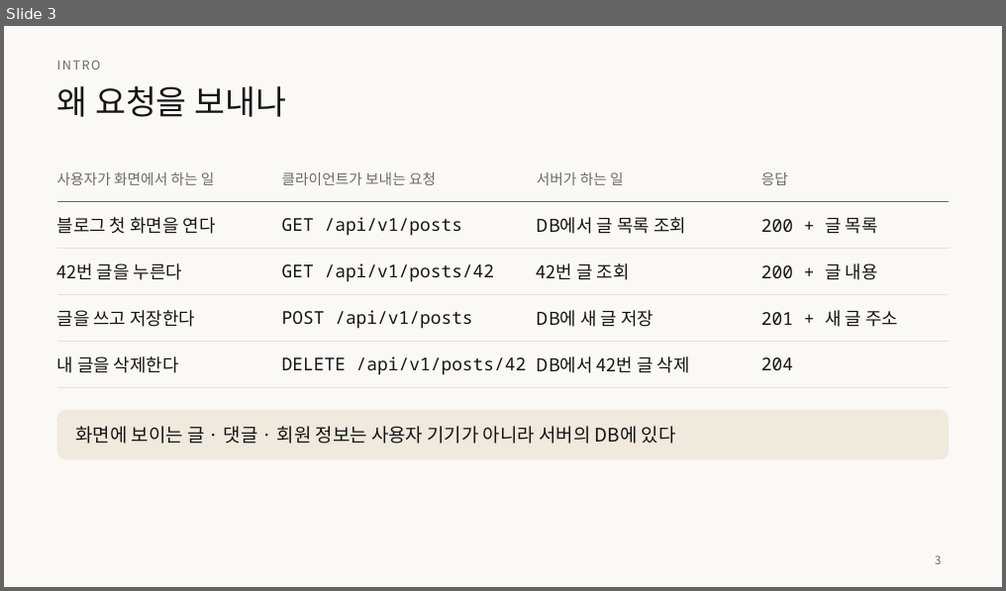
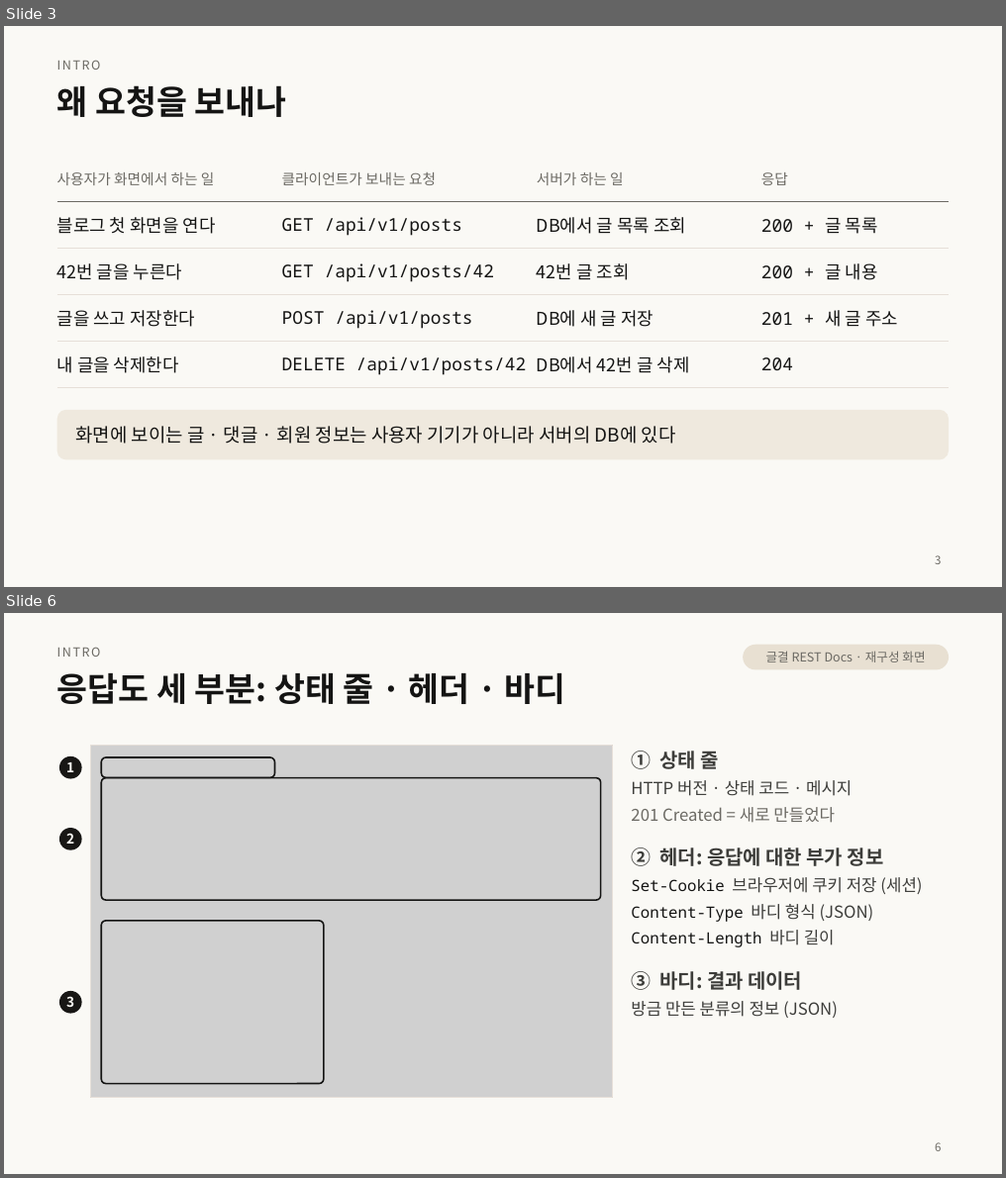
Before and after one commit to home-blog/docs-RESTful, a slide deck: 발표/RESTful-API-설계.pptx. Shown one above the other, each under a label of ours: slide 3 before the commit, slides 3 and 6 after it; the slides between them are not shown. The pictures are 1006x591 and 1006x1178 pixels, drawn with LibreOffice and Linux fonts; fonts in the diff are those of the drawing; grey boxes stand for pictures. Boxes give left, top, right and bottom in pixels: in the first picture for what was removed or moved away, otherwise in the second. Text is boxed around its words. In the diff, an @@ line names an element or a change of style, - is before the commit and + after.

```diff
--- a/발표/RESTful-API-설계.pptx
+++ b/발표/RESTful-API-설계.pptx
@@ slide 6 added at [4, 613, 1002, 1174], background #FAF9F5 @@
@@ text added at [57, 647, 101, 657], 12 pt, text #6C6A64 @@
+INTRO
@@ rounded rectangle added at [743, 645, 948, 669], fill #E8E0D2 @@
@@ text added at [766, 651, 925, 663], 12 pt, text #6C6A64 @@
+글결 REST Docs · 재구성 화면
@@ title added at [57, 673, 566, 704], 32 pt, text #141413, bold @@
+응답도 세 부분: 상태 줄 · 헤더 · 바디
@@ ellipse added at [59, 757, 82, 779], fill #181715 @@
@@ picture added at [91, 745, 613, 1097] @@
@@ rectangle added at [91, 745, 613, 1097], outline #E6DFD8 0.75 pt @@
@@ rounded rectangle added at [101, 758, 275, 777], outline #141413 1.5 pt @@
@@ text added at [631, 751, 922, 1018], 16 pt, text #3D3D3A @@
+① 상태 줄
+HTTP 버전 · 상태 코드 · 메시지
+201 Created = 새로 만들었다
+② 헤더: 응답에 대한 부가 정보
+Set-Cookie 브라우저에 쿠키 저장 (세션)
+Content-Type 바디 형식 (JSON)
+Content-Length 바디 길이
+③ 바디: 결과 데이터
+방금 만든 분류의 정보 (JSON)
@@ text added at [66, 762, 74, 772], 13 pt, text #FAF9F5, bold @@
+1
@@ rounded rectangle added at [101, 777, 601, 900], outline #141413 1.5 pt @@
@@ ellipse added at [59, 828, 82, 851], fill #181715 @@
@@ text added at [66, 833, 74, 844], 13 pt, text #FAF9F5, bold @@
+2
@@ rounded rectangle added at [101, 921, 324, 1084], outline #141413 1.5 pt @@
@@ ellipse added at [59, 991, 82, 1014], fill #181715 @@
@@ text added at [66, 996, 74, 1007], 13 pt, text #FAF9F5, bold @@
+3
@@ page number added at [935, 1143, 941, 1152], 11 pt, text #6C6A64 @@
+6
@@ slide 3 changed as well @@
@@ title "왜 요청을 보내나" at [57, 85, 287, 117]: bold on @@
```
Also in this commit, not shown: 32 other slides changed, 7 other slides added, 1 slide removed, 10 other files.
